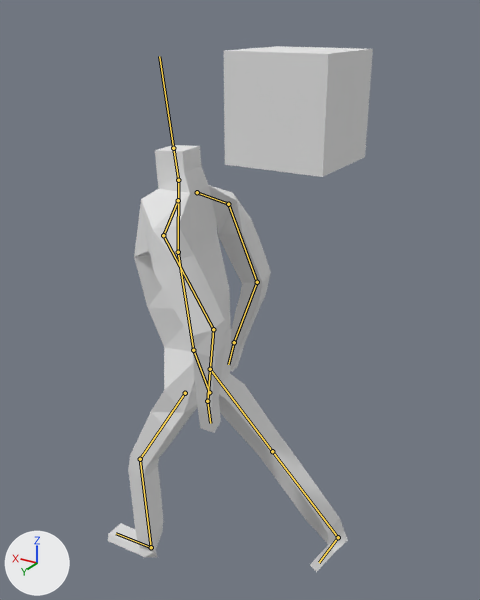
Before and after pictures for a commit that changed the Blender file Assets/Models/person/person.blend.
Both versions are drawn from a camera (50 mm lens) standing at (-5.47, 6.81, 2.81) and looking at (-2.87, 2.48, 0.65). Arrows for +X, +Y and +Z are at lower left; the lights stay in place. Both versions are drawn at frame 55 of the action 'Walk'; the numbers are the values there. The bones that bend it are drawn over the model as lines.

In view in the first picture: 'Vert', 'Vert.001'.
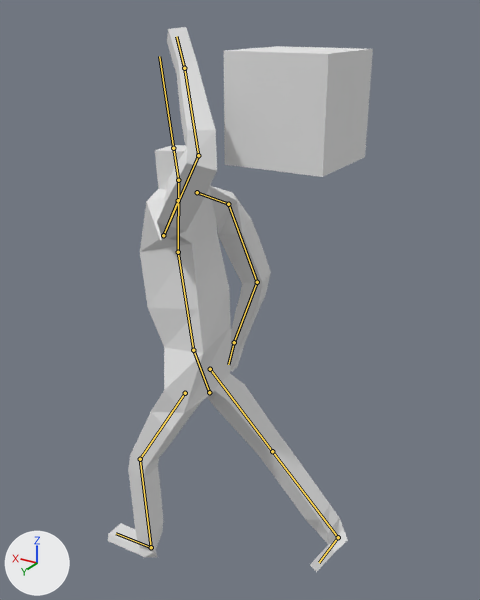
Commit message: walk and wave changes

Changed parts and their boxes (x1, y1, x2, y2) in the pictures (480 x 600 px):
'Vert', posed (28% taller): before (108, 145, 348, 572); after (108, 27, 348, 572)

What changed in the scene script:
```text
Change bone_l_handcontrol:
    where bone_l_handcontrol = bpy.data.objects['Armature'].pose.bones['L.HandControl']  # child of 'Pelvis.001'
    bone_l_handcontrol.location: (0.0, 2.651, 0.254) -> (0.145, 2.876, 2.672)
Change bone_l_elbow:
    where bone_l_elbow = bpy.data.objects['Armature'].pose.bones['L.Elbow']  # child of 'Pelvis.001'
    bone_l_elbow.location: (0.0, 0.35, 0.0) -> (3.283, 0.35, 0.0)
```
